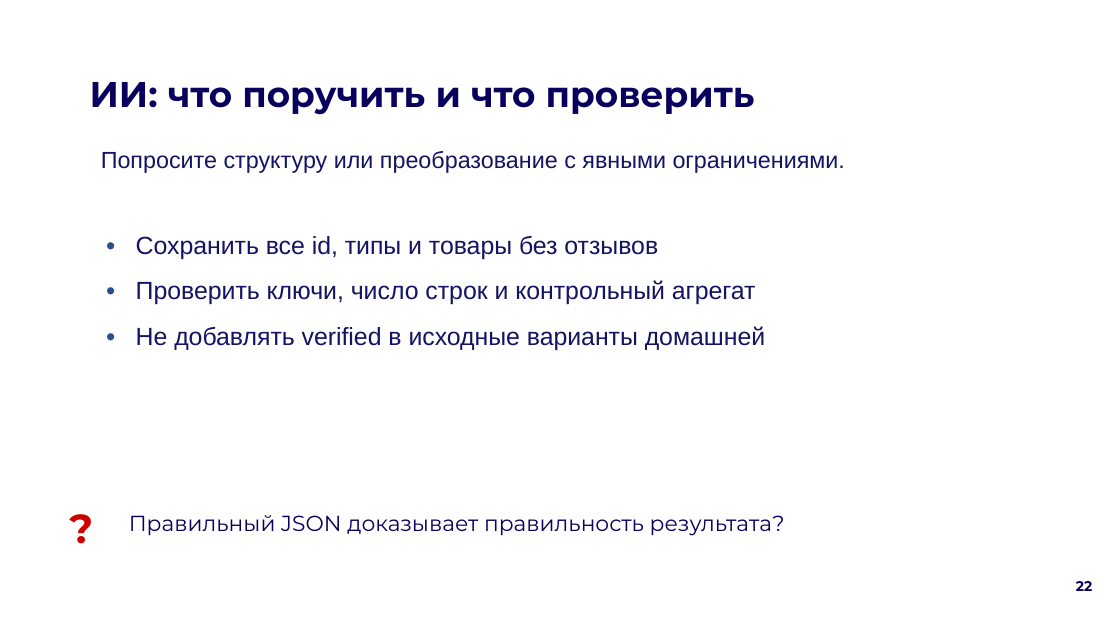
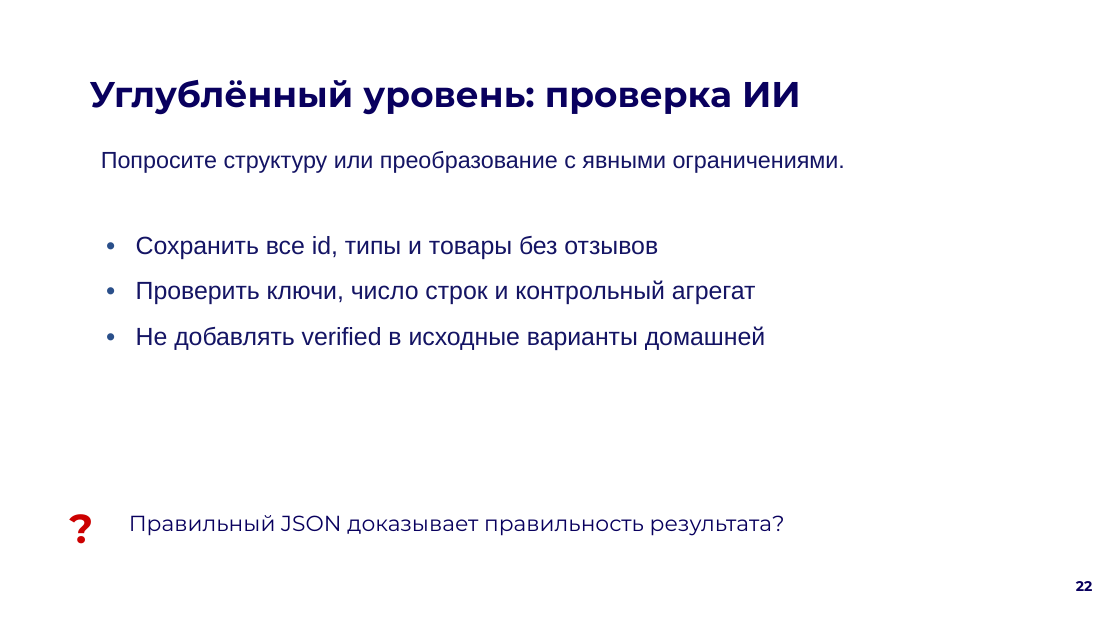
Before and after one commit to rustam-azimov/data-ai-sem2-tema09, a slide deck: slide 22 of 09_ПРЕЗЕНТАЦИИ/Тема_09.pptx. Drawn at 1120x630 pixels with LibreOffice and Linux fonts; fonts in the diff are those of the drawing; background and template pictures are left out. Boxes give left, top, right and bottom in pixels: in the first picture for what was removed or moved away, otherwise in the second. Text is boxed around its words. In the diff, an @@ line names an element or a change of style, - is before the commit and + after.

```diff
--- a/09_ПРЕЗЕНТАЦИИ/Тема_09.pptx
+++ b/09_ПРЕЗЕНТАЦИИ/Тема_09.pptx
@@ text at [90,80,801,115]: text changed @@
-ИИ: что поручить и что проверить
+Углублённый уровень: проверка ИИ
```
Also in this commit, not shown: 4 other slides changed, 14 other files.
